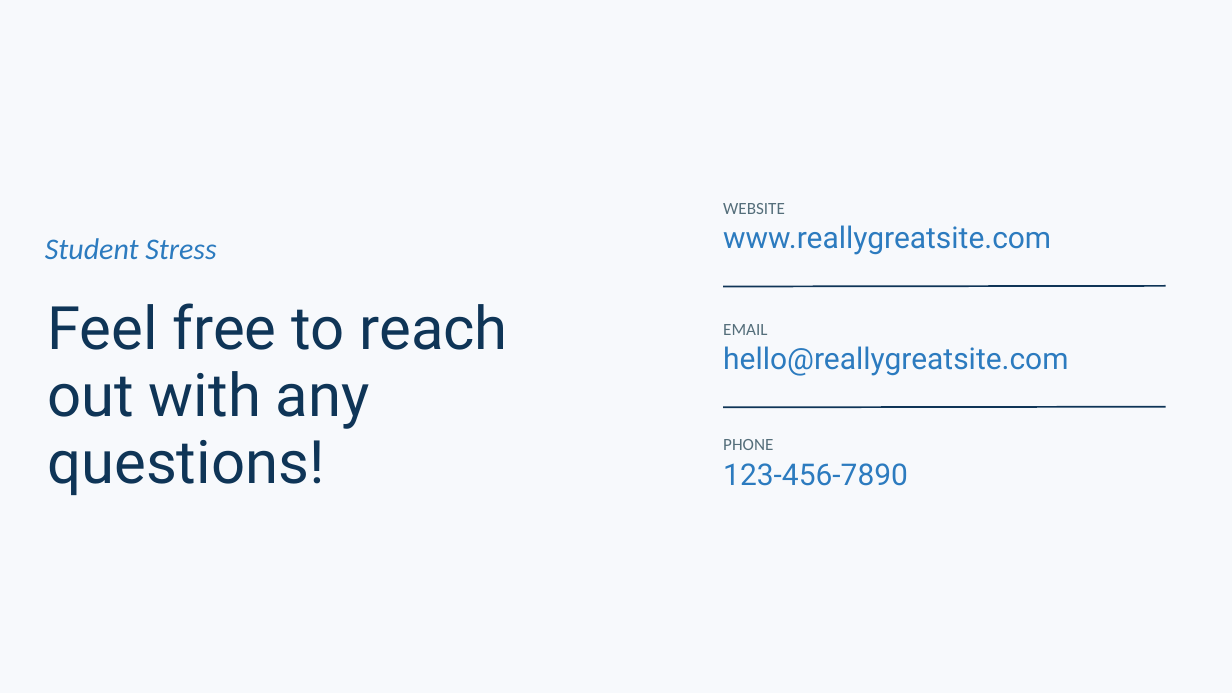
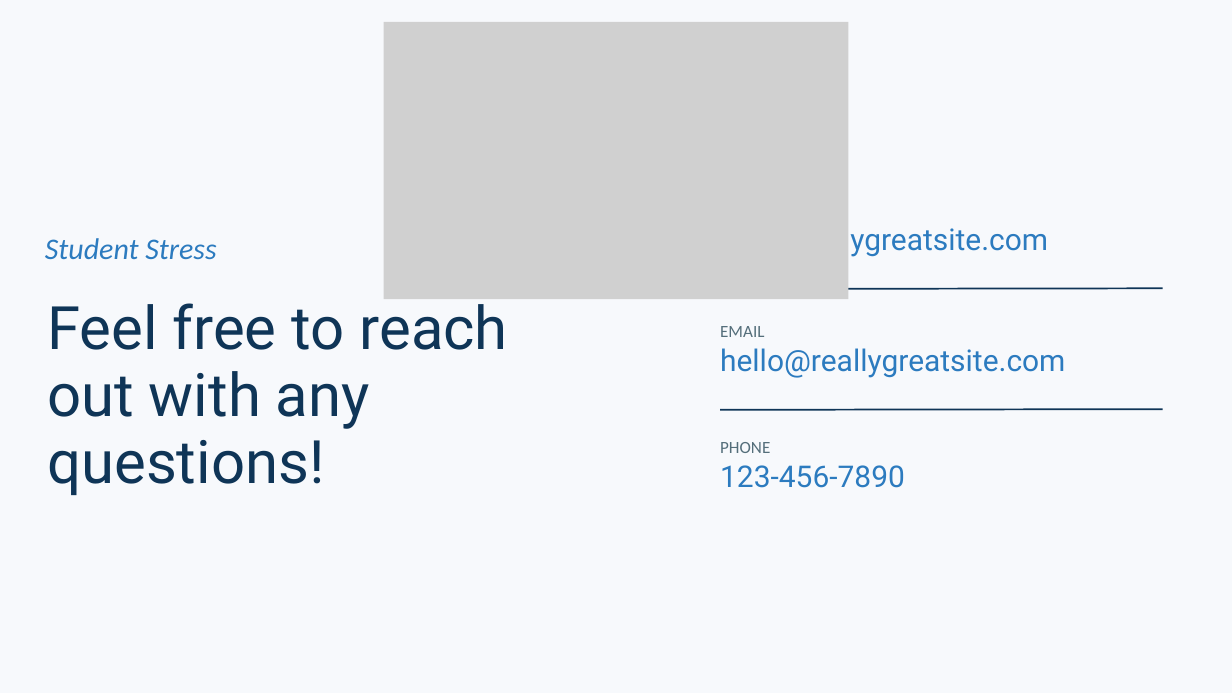
Before and after one commit to luispabloaiello-da/final_project, a slide deck: slide 12 of slides/Presentation - Student Stress Prediction.pptx. Drawn at 1232x693 pixels with LibreOffice and Linux fonts; fonts in the diff are those of the drawing; grey boxes stand for pictures. Boxes give left, top, right and bottom in pixels: in the first picture for what was removed or moved away, otherwise in the second. Text is boxed around its words. In the diff, an @@ line names an element or a change of style, - is before the commit and + after.

```diff
--- a/slides/Presentation - Student Stress Prediction.pptx
+++ b/slides/Presentation - Student Stress Prediction.pptx
@@ picture added at <box>384,22,849,299</box> @@
@@ text removed at <box>723,203,785,214</box> @@
-WEBSITE
@@ line moved from (723, 286) - (1165, 286) to (720, 289) - (1162, 288) @@
@@ line moved from (723, 407) - (1165, 407) to (720, 410) - (1162, 409) @@
```
Also in this commit, not shown: 4 other slides changed, 1 other file.
